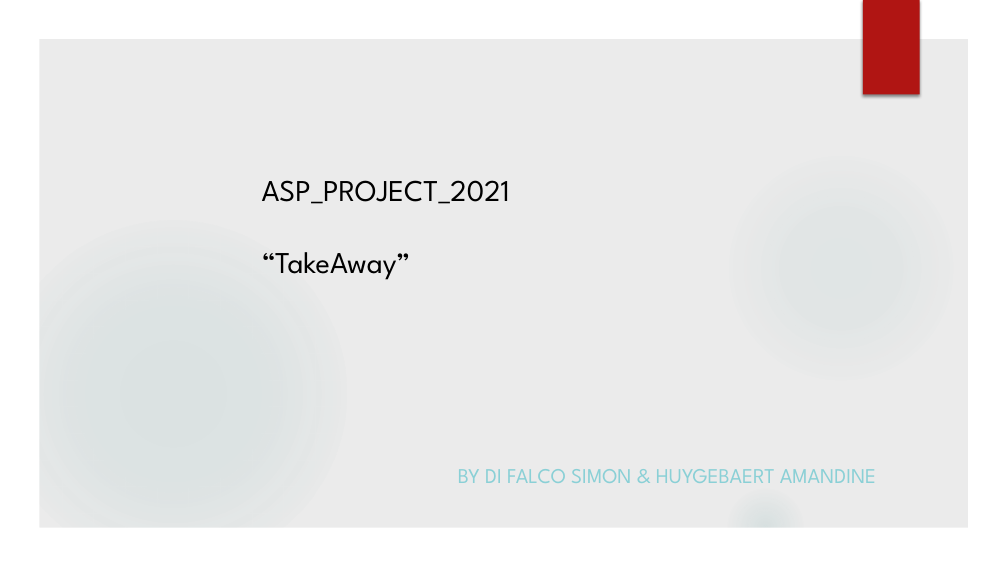
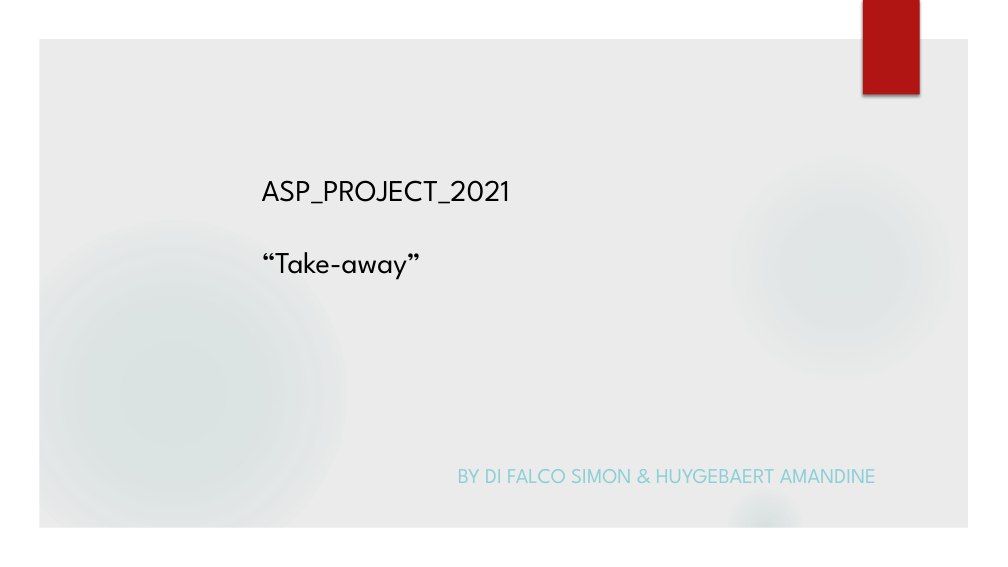
Before and after one commit to simondifalco13/ASP_Project_2021, a slide deck: slide 1 of commun/réunion 9/PPDiFalcoHuygebaert.pptx. Drawn at 1008x567 pixels with LibreOffice and Linux fonts; fonts in the diff are those of the drawing; background and template pictures are left out. Boxes give left, top, right and bottom in pixels: in the first picture for what was removed or moved away, otherwise in the second. Text is boxed around its words. In the diff, an @@ line names an element or a change of style, - is before the commit and + after.

Commit message:
up

```diff
--- a/commun/réunion 9/PPDiFalcoHuygebaert.pptx
+++ b/commun/réunion 9/PPDiFalcoHuygebaert.pptx
@@ title at (262, 180, 510, 280): text changed @@
-ASP_PROJECT_2021
-“TakeAway”
+ASP_PROJECT_2021
+“Take-away”
```
Also in this commit, not shown: 1 other slide changed, 3 slides added, 3 slides removed.
